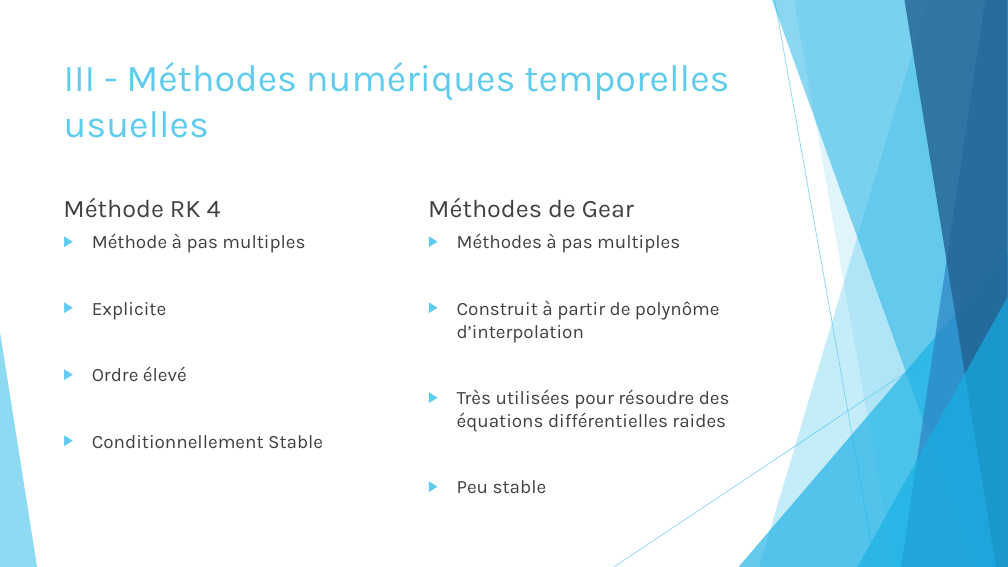
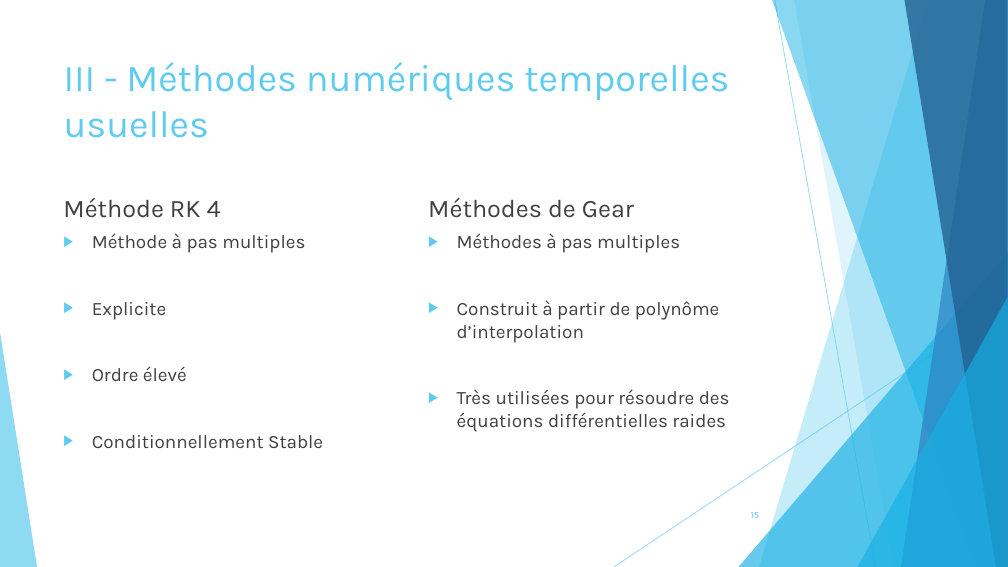
Before and after one commit to pierreXVI/PIE, a slide deck: slide 15 of oral_presentation/Oral_presentation_12_02_2019.pptx (slide 13 before the commit). Drawn at 1008x567 pixels with LibreOffice and Linux fonts; fonts in the diff are those of the drawing. Boxes give left, top, right and bottom in pixels: in the first picture for what was removed or moved away, otherwise in the second. Text is boxed around its words. In the diff, an @@ line names an element or a change of style, - is before the commit and + after.

```diff
--- a/oral_presentation/Oral_presentation_12_02_2019.pptx
+++ b/oral_presentation/Oral_presentation_12_02_2019.pptx
@@ text at bbox=[457, 480, 547, 493]: paragraph removed @@
-▶ Peu stable
@@ page number added at bbox=[751, 512, 759, 518], 9 pt, text #5FCBEF @@
+15
```
Also in this commit, not shown: 20 other slides changed, 5 slides added, 1 slide removed.
